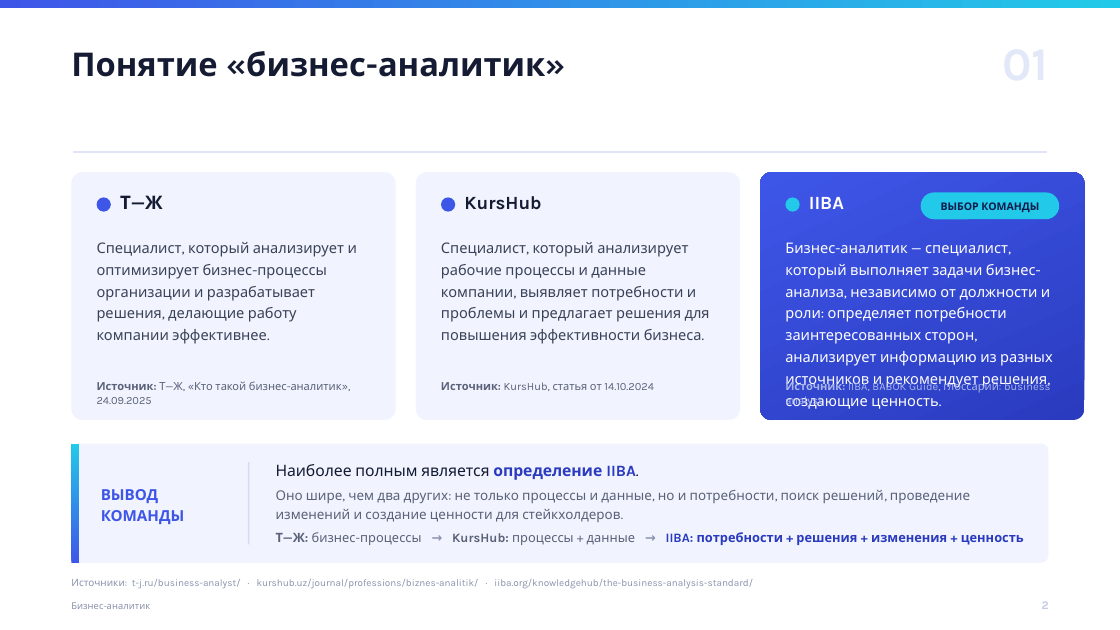
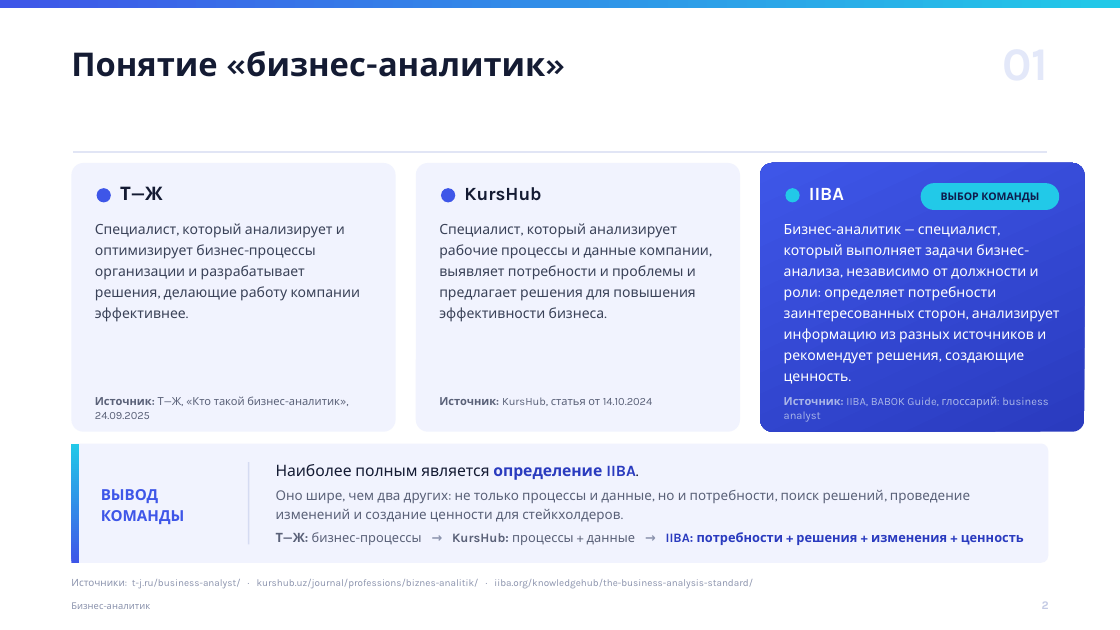
Before and after one commit to Gamegui/Homework, a slide deck: slide 2 of business-analyst/business_analyst_presentation.pptx. Drawn at 1120x630 pixels with LibreOffice and Linux fonts; fonts in the diff are those of the drawing. Boxes give left, top, right and bottom in pixels: in the first picture for what was removed or moved away, otherwise in the second. Text is boxed around its words. In the diff, an @@ line names an element or a change of style, - is before the commit and + after.

```diff
--- a/business-analyst/business_analyst_presentation.pptx
+++ b/business-analyst/business_analyst_presentation.pptx
@@ rounded rectangle: place and size @@
-rounded rectangle at box(71, 172, 396, 420)
+rounded rectangle at box(71, 163, 396, 432)
@@ rounded rectangle: place and size @@
-rounded rectangle at box(416, 172, 740, 420)
+rounded rectangle at box(416, 163, 740, 432)
@@ rounded rectangle: place and size @@
-rounded rectangle at box(760, 172, 1085, 420)
+rounded rectangle at box(760, 163, 1085, 432)
@@ 3 texts, 3 ellipses, 1 rounded rectangle: place and size @@
-3 texts, 3 ellipses, 1 rounded rectangle at box(97, 192, 1060, 219)
+3 texts, 3 ellipses, 1 rounded rectangle at box(97, 183, 1060, 210)
@@ text "Специалист, который анализирует и оптимизирует ...": place and size @@
-text "Специалист, который анализирует и оптимизирует ..." at box(97, 242, 357, 344)
+text "Специалист, который анализирует и оптимизирует ..." at box(95, 223, 361, 322)
@@ size 12.5 to 12 pt in 3 elements at box(95, 223, 361, 322), box(784, 224, 1060, 384), box(439, 223, 709, 322) @@
@@ text "Специалист, который анализирует рабочие процессы ...": place and size @@
-text "Специалист, который анализирует рабочие процессы ..." at box(441, 242, 710, 344)
+text "Специалист, который анализирует рабочие процессы ..." at box(439, 223, 709, 322)
@@ text "Бизнес-аналитик — специалист, который выполняет ...": place and size @@
-text "Бизнес-аналитик — специалист, который выполняет ..." at box(785, 242, 1053, 409)
+text "Бизнес-аналитик — специалист, который выполняет ..." at box(784, 224, 1060, 384)
@@ text "Источник: Т—Ж, «Кто такой бизнес-аналитик», ...": place and size @@
-text "Источник: Т—Ж, «Кто такой бизнес-аналитик», ..." at box(97, 381, 342, 404)
+text "Источник: Т—Ж, «Кто такой бизнес-аналитик», ..." at box(95, 396, 340, 419)
@@ text "Источник: KursHub, статья от 14.10.2024": place and size @@
-text "Источник: KursHub, статья от 14.10.2024" at box(441, 382, 654, 391)
+text "Источник: KursHub, статья от 14.10.2024" at box(439, 397, 653, 406)
@@ text "Источник: IIBA, BABOK Guide, глоссарий: ...": place and size @@
-text "Источник: IIBA, BABOK Guide, глоссарий: ..." at box(785, 380, 1050, 407)
+text "Источник: IIBA, BABOK Guide, глоссарий: ..." at box(784, 397, 1048, 422)
```
Also in this commit, not shown: 1 other slide changed.
